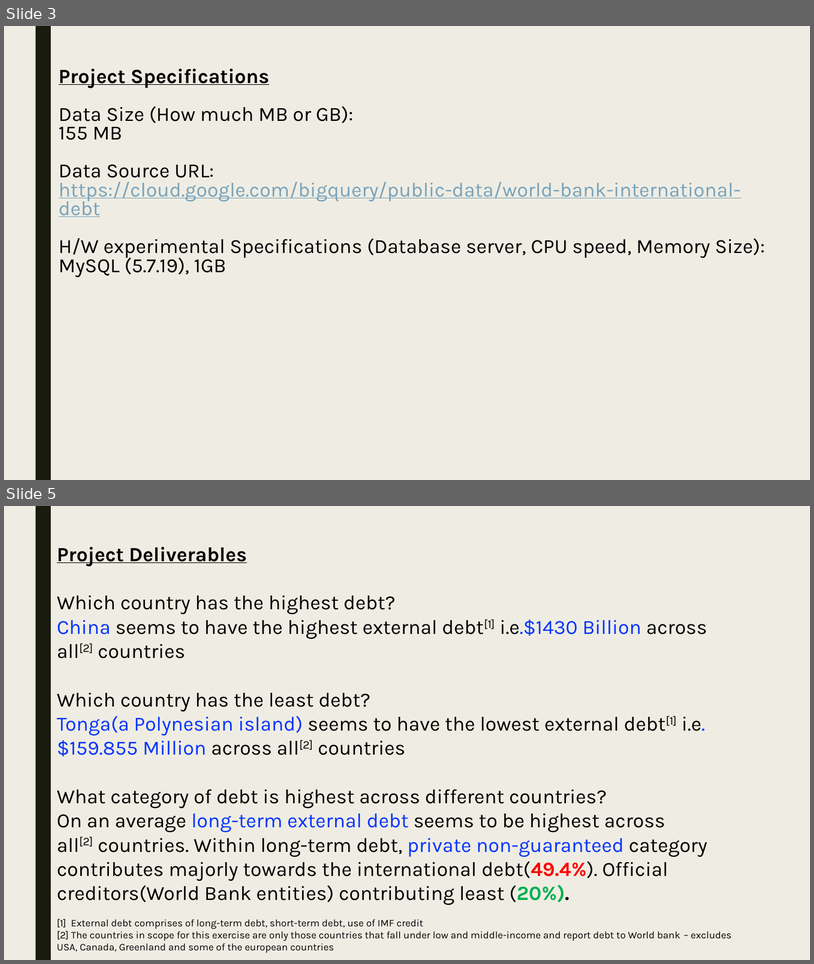
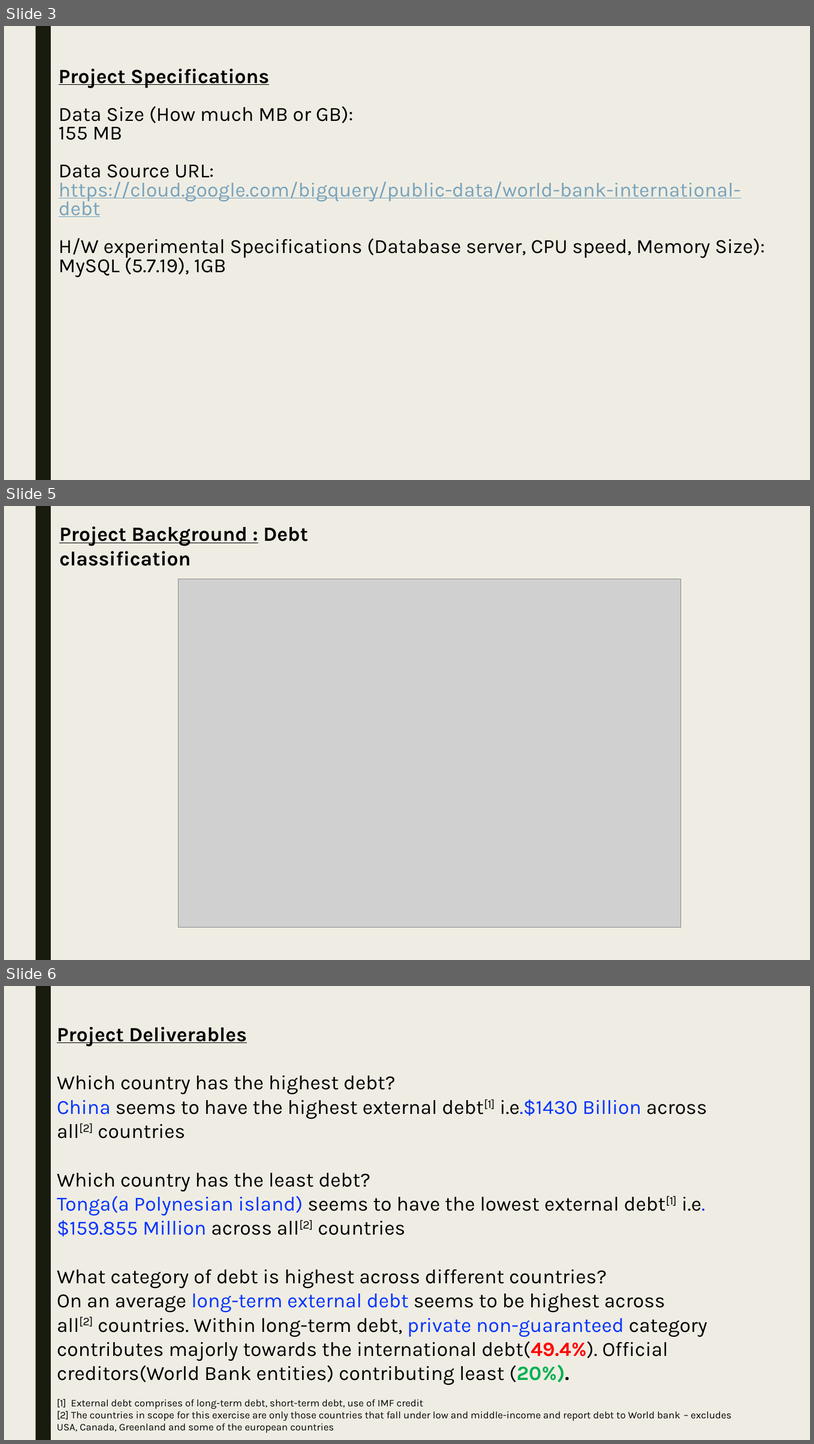
Before and after one commit to skc00/DBMS-Term-Project, a slide deck: Term Presentation MSDS7330-404 GrpB.pptx. Shown one above the other, each under a label of ours: slides 3 and 5 before the commit, slides 3, 5 and 6 after it; the slides between them are not shown. The pictures are 814x964 and 814x1444 pixels, drawn with LibreOffice and Linux fonts; fonts in the diff are those of the drawing; grey boxes stand for pictures. Boxes give left, top, right and bottom in pixels: in the first picture for what was removed or moved away, otherwise in the second. Text is boxed around its words. In the diff, an @@ line names an element or a change of style, - is before the commit and + after.

```diff
--- a/Term Presentation MSDS7330-404 GrpB.pptx
+++ b/Term Presentation MSDS7330-404 GrpB.pptx
@@ slide 5 added at <box>4,506,810,960</box>, background #EFEDE3; not listed: 1 template element that a slide beside it also shows @@
@@ text added at <box>59,526,308,566</box>, 24 pt, text #000000, bold, underline @@
+Project Background : Debt classification
@@ picture added at <box>179,579,681,927</box> @@
@@ what was slide 5 is now slide 6 @@
```
Also in this commit, not shown: 2 other slides added, 1 slide removed.
